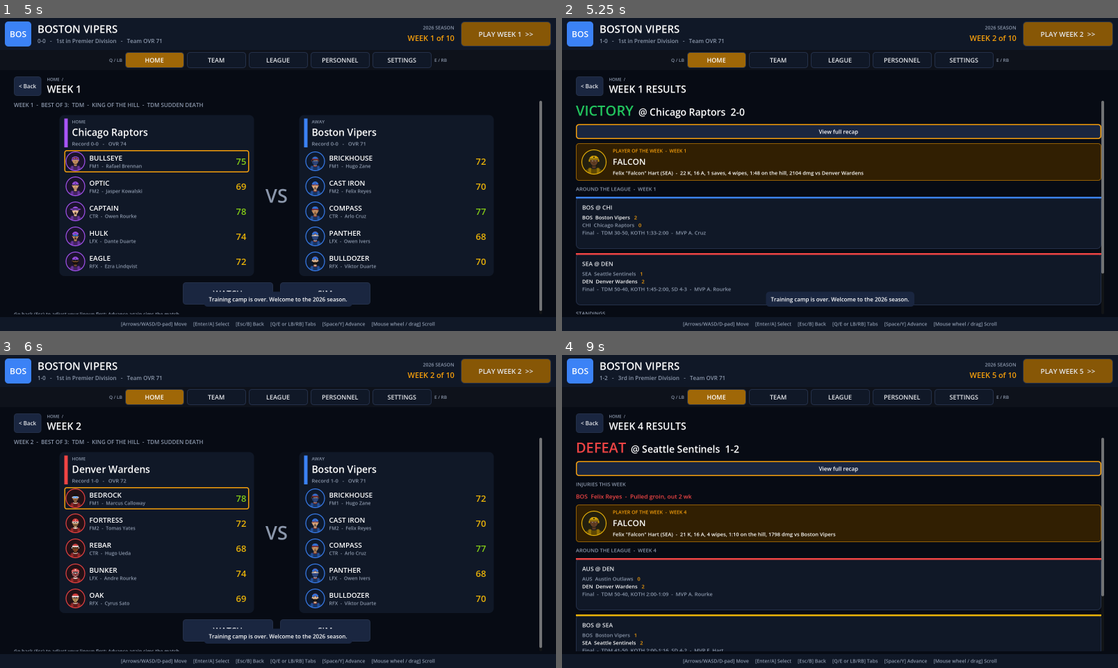
Above: before the commit, frames 1-4 (two rows, left to right).
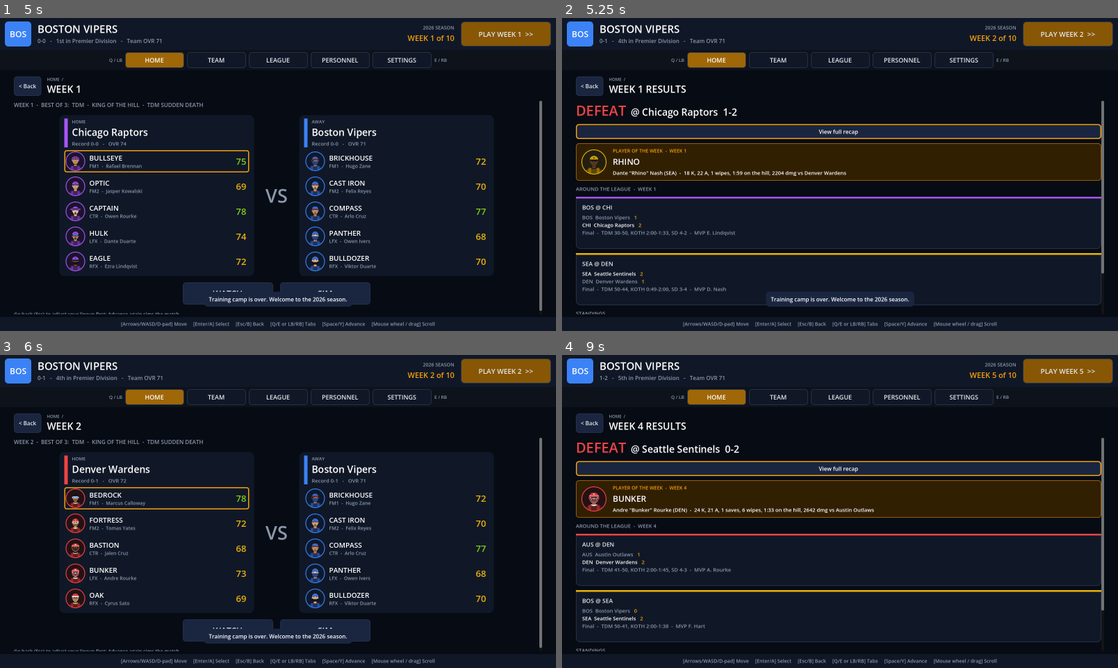
Above: after the commit, the same moments.

Repository: ncpawlak/SquadGame
Game: Godot game, scene res://scenes/franchise.tscn
Same seed, same stepped clock (60 frames per second), same inputs: the game is played once before the commit and once after it.
Inputs (mouse positions are in pixels of both pictures, inside the frame that each line leads up to):
- Up to frame 1 (5 s): click "New Franchise" at 0.5 s; click "Reroll League" at 1.25 s; click (66, 118) at 2.02 s; click "START 2026 SEASON >>" at 2.75 s; click "START 2026 SEASON >>" at 3.5 s; click "PLAY WEEK 1 >>" at 4.25 s
- Up to frame 2 (5.25 s): click "PLAY WEEK 1 >>" at 5 s
- Up to frame 3 (6 s): click "PLAY WEEK 2 >>" at 5.75 s
- Up to frame 4 (9 s): click "PLAY WEEK 2 >>" at 6.5 s; click "SIM WEEK 3 >>" at 7.25 s; click "PLAY WEEK 4 >>" at 8 s; click "PLAY WEEK 4 >>" at 8.75 s

Frame 1 is identical in both runs. In frame 2, 3.0% of the frame differs, in the area x 2-97%, y 6-88%; in frame 3, 0.3%; in frame 4, 20%, in the area x 2-98%, y 6-95%.

Commit message:
Training camp drills respect group caps
Capped groups can't be drilled (shown as Capped); drill points stop at the cap instead of raising it.

Co-authored-by: Copilot App <223556219+Copilot@users.noreply.github.com>

Diff:
--- a/scripts/season/camp.gd
+++ b/scripts/season/camp.gd
@@ -3,9 +3,9 @@
 ## Offseason training camp (after free agency, before Week 1): one drill per rating group.
 ## Each team sends one soldier to each drill and a soldier can attend only one drill per camp.
 ## A drill hands the soldier a pool of points (rolled from his potential) that is spread at
-## random over the group's stats (max MAX_STAT_GAIN per stat, 99 max). Drills ignore the
-## group caps (a cap is raised if the drill pushes the group past it), and the Durability
-## drill is the only way to raise Injury/Toughness.
+## random over the group's stats (max MAX_STAT_GAIN per stat, 99 max). Drills respect the
+## group caps: a capped group can't be drilled and points stop landing at the cap. The
+## Durability drill (no cap) is the only way to raise Injury/Toughness.
 
 const DRILLS := {
 	Stats.ACCURACY: {"name": "Marksmanship Range", "blurb": "Live-fire lanes at every distance."},
@@ -72,6 +72,8 @@
 		return "%s already attended %s." % [s.full_name(), drill_name(attended[s.id])]
 	if s.is_injured():
 		return "%s is injured." % s.full_name()
+	if s.group_caps.has(group) and s.group_headroom(group) <= 0:
+		return "%s is capped at %d %s." % [s.full_name(), s.group_cap(group), Stats.GROUP_LABELS[group]]
 	return ""
 
 
@@ -80,7 +82,10 @@
 	if check(team, group, s) != "":
 		return {}
 	var pool: Array = pool_range(s.potential)
-	var points := rng.randi_range(pool[0], pool[1])
+	var rolled := rng.randi_range(pool[0], pool[1])
+	var points := 0
+	var capped := s.group_caps.has(group)
+	var cap := s.group_cap(group)
 	var members: Array = Stats.group_stats(group)
 	var before := {}
 	var gains := {}
@@ -88,21 +93,24 @@
 		before[st] = s.stats[st]
 		gains[st] = 0
 	var ovr_before := s.best_ovr()
-	for i in points:
+	var blocked := {}
+	for i in rolled:
 		var open: Array = []
 		for st in members:
-			if gains[st] < MAX_STAT_GAIN and s.stats[st] + gains[st] < Stats.MAX_RATING:
+			if not blocked.has(st) and gains[st] < MAX_STAT_GAIN and s.stats[st] < Stats.MAX_RATING:
 				open.append(st)
 		if open.is_empty():
 			break
 		var pick: StringName = open[rng.randi_range(0, open.size() - 1)]
+		s.stats[pick] += 1
+		if capped and s.group_rating(group) > cap:
+			s.stats[pick] -= 1
+			blocked[pick] = true
+			continue
 		gains[pick] += 1
-	for st in members:
-		s.stats[st] += gains[st]
+		points += 1
 	s.log_progress("Training camp: %s" % drill_name(group), gains, ovr_before)
-	if s.group_caps.has(group):
-		s.group_caps[group] = maxi(int(s.group_caps[group]), s.group_rating(group))
-	var res := {"soldier": s, "group": group, "gains": gains, "before": before, "points": points,
+	var res := {"soldier": s, "group": group, "gains": gains, "before": before, "points": points, "rolled": rolled,
 		"ovr_before": ovr_before, "ovr_after": s.best_ovr()}
 	if not results.has(team):
 		results[team] = {}
--- a/scripts/ui/franchise/franchise_pages.gd
+++ b/scripts/ui/franchise/franchise_pages.gd
@@ -2759,7 +2759,7 @@
 		if why == "":
 			row.append("Available")
 		else:
-			row.append("Injured" if so.is_injured() else "Unavailable")
+			row.append("Injured" if so.is_injured() else ("Capped" if why.contains("capped") else "Unavailable"))
 			c[row.size() - 1] = UiKit.BAD
 		rows.append(row)
 		colors[i] = c
--- a/tests/season_tests.gd
+++ b/tests/season_tests.gd
@@ -46,6 +46,7 @@
 		"test_trades",
 		"test_roster_rules",
 		"test_ai_weekly_training",
+		"test_camp_respects_caps",
 	]
 	var only := OS.get_environment("ONLY")
 	if only != "":
@@ -948,8 +949,8 @@
 	check(_xp_total(probe) - x0 == (2 + Season.FA_DAYS) * step, "every FA day is an xp week")
 	check(rookie == null or rookie.xp > 0 or rookie.level > 1, "draftees earn xp too")
 	# Drills.
-	var a: Soldier = user.starters()[0]
-	var b: Soldier = user.starters()[1]
+	var a: Soldier = user.roster.filter(func(x: Soldier): return x.group_headroom(Stats.PHYSICALITY) >= 2 and not x.is_injured())[0]
+	var b: Soldier = user.roster.filter(func(x: Soldier): return x != a and not x.is_injured())[0]
 	var before := a.stats.duplicate()
 	var res := s.run_drill(Stats.PHYSICALITY, a)
 	check(not res.is_empty(), "drill runs")
@@ -963,8 +964,8 @@
 			total += g
 		else:
 			check(g == 0, "drill only touches its group (%s)" % st)
-	check(total == res["points"], "all points land (%d of %d)" % [total, res["points"]])
-	check(a.group_caps[Stats.PHYSICALITY] >= a.group_rating(Stats.PHYSICALITY), "cap raised if needed")
+	check(total == res["points"] and res["points"] <= res["rolled"], "landed points add up (%d of %d)" % [total, res["points"]])
+	check(a.group_rating(Stats.PHYSICALITY) <= a.group_cap(Stats.PHYSICALITY), "drill never passes the cap")
 	check(s.camp_check(Stats.ACCURACY, a) != "", "one drill per player")
 	check(s.camp_check(Stats.PHYSICALITY, b) != "", "one player per drill")
 	var inj_before: int = b.stats[Stats.INJURY] + b.stats[Stats.TOUGHNESS]
@@ -1013,7 +1014,7 @@
 	check(s.preseason_camp and s.camp_open() and s.week == 1 and s.year == 2026, "opens in camp before Week 1")
 	check(s.camp.year + 1 == 2026, "camp is labelled for the coming season")
 	check(s.draft.scout_points == 0 and not s.draft.can_scout(s.draft.prospects[0]), "no scouting during camp")
-	var a: Soldier = s.user_team().starters()[0]
+	var a: Soldier = s.user_team().roster.filter(func(x: Soldier): return x.group_headroom(Stats.ACCURACY) > 0 and not x.is_injured())[0]
 	check(not s.run_drill(Stats.ACCURACY, a).is_empty(), "drill runs in preseason")
 	check(s.camp_check(Stats.HANDLING, a) != "", "one drill per player")
 	var probe: Soldier = s.user_team().roster[1]
@@ -1035,7 +1036,7 @@
 func test_progression_history_and_potw() -> void:
 	var s := Season.new_franchise(618, 0, 2026, true)
 	var user := s.user_team()
-	var a: Soldier = user.starters()[0]
+	var a: Soldier = user.roster.filter(func(x: Soldier): return x.group_headroom(Stats.ACCURACY) >= 2 and not x.is_injured())[0]
 	var gains := s.run_drill(Stats.ACCURACY, a)
 	check(not gains.is_empty(), "drill ran")
 	var e: Dictionary = a.history[-1]
@@ -1456,3 +1457,22 @@
 			if not so.is_injured():
 				check(so.intensity == Training.ai_intensity(so, t.starters().has(so)), "%s trains on auto intensity" % so.short_name())
 		check(total > before[t], "%s trained this week (+%d XP)" % [t.abbrev, total - before[t]])
+
+
+func test_camp_respects_caps() -> void:
+	var rng := RandomNumberGenerator.new()
+	rng.seed = 77
+	for i in 30:
+		var c := Camp.make(2026)
+		var t := Team.new()
+		var so := PlayerGenerator.generate(rng, i + 1, Scheme.Role.FLEX, 60.0, 23)
+		so.potential = Soldier.POTENTIAL_A
+		t.roster.append(so)
+		var r0 := so.group_rating(Stats.PHYSICALITY)
+		so.group_caps[Stats.PHYSICALITY] = r0
+		check(c.check(t, Stats.PHYSICALITY, so).contains("capped"), "capped group can't be drilled")
+		check(c.run(t, Stats.PHYSICALITY, so, rng).is_empty() and so.group_rating(Stats.PHYSICALITY) == r0, "capped group unchanged")
+		so.group_caps[Stats.PHYSICALITY] = r0 + 1
+		var res := c.run(t, Stats.PHYSICALITY, so, rng)
+		check(not res.is_empty() and so.group_rating(Stats.PHYSICALITY) <= r0 + 1, "drill stops at the cap (%d > %d)" % [so.group_rating(Stats.PHYSICALITY), r0 + 1])
+		check(so.group_caps[Stats.PHYSICALITY] == r0 + 1, "cap isn't raised")
Not shown, changed: README.md
